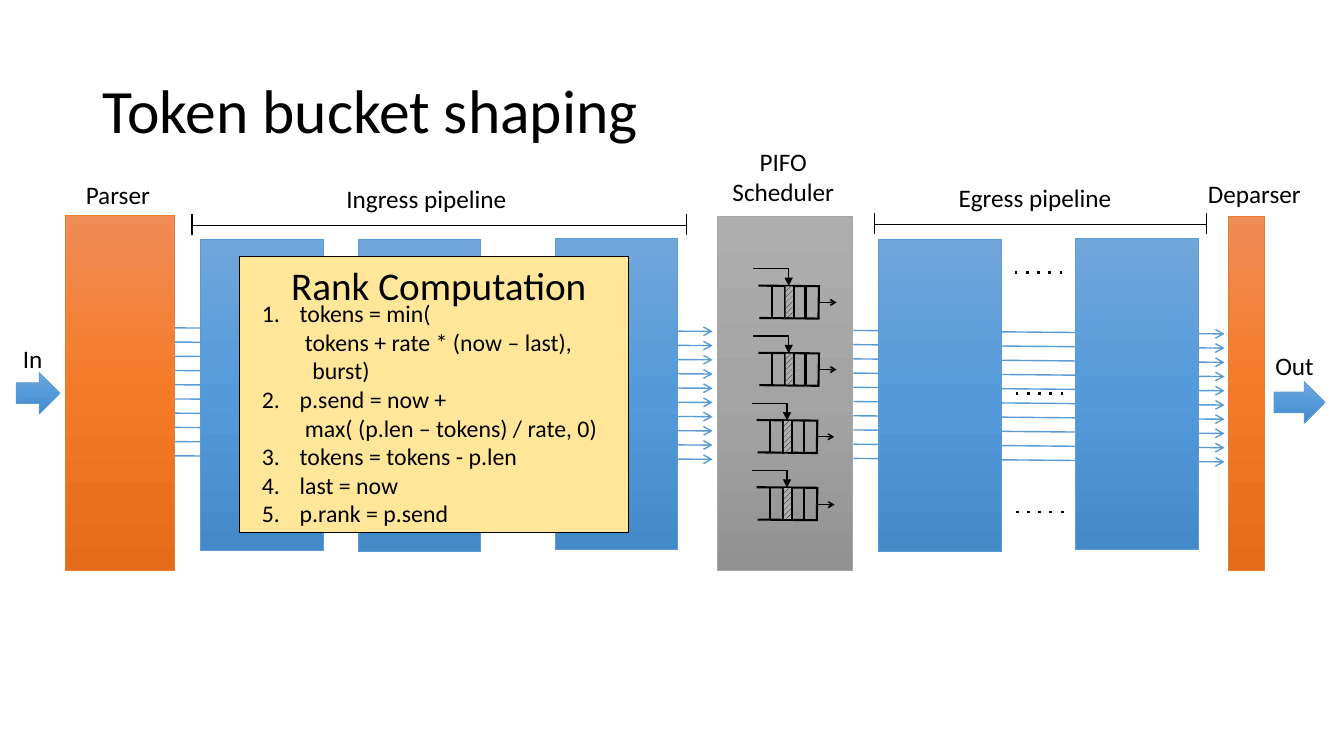
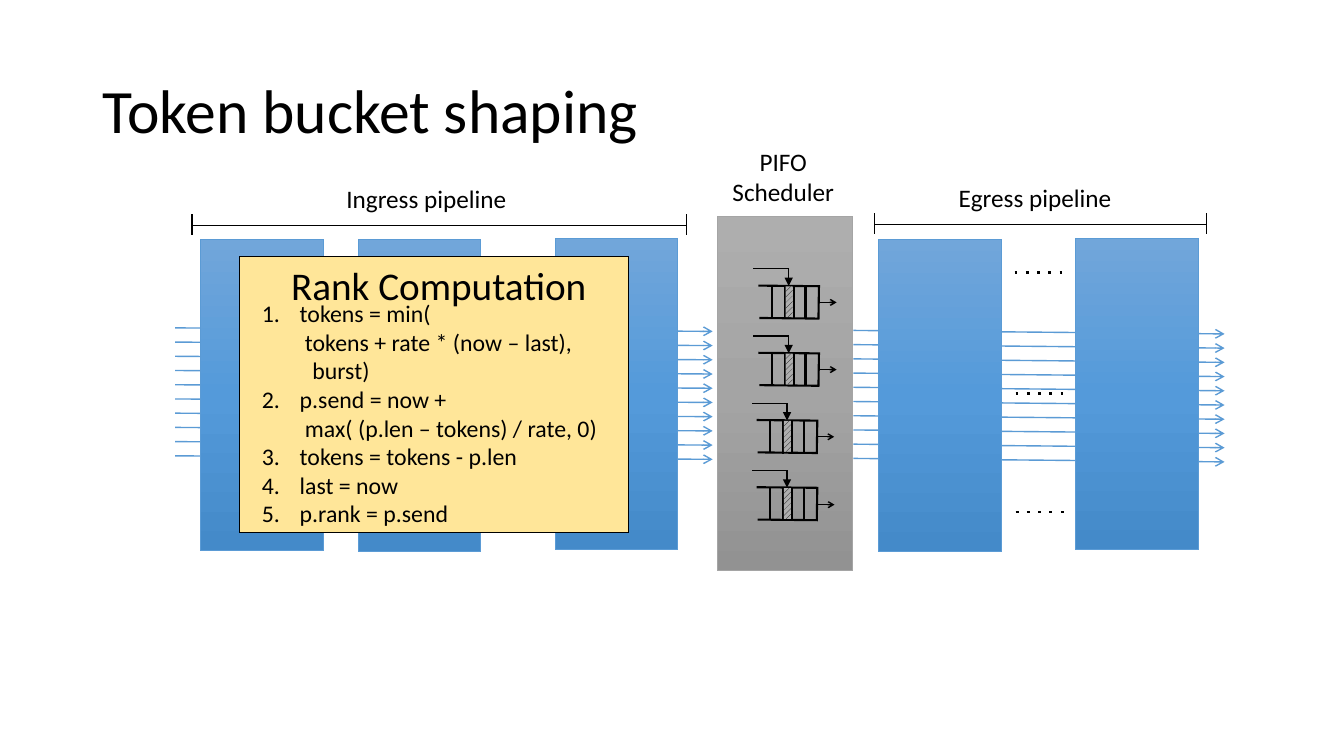
Before and after one commit to anirudhSK/pifo-domino-marple-ppts, a slide deck: slide 16 of combined_domino_pifo.pptx. Drawn at 1344x756 pixels with LibreOffice and Linux fonts; fonts in the diff are those of the drawing. Boxes give left, top, right and bottom in pixels: in the first picture for what was removed or moved away, otherwise in the second. Text is boxed around its words. In the diff, an @@ line names an element or a change of style, - is before the commit and + after.

```diff
--- a/combined_domino_pifo.pptx
+++ b/combined_domino_pifo.pptx
@@ text removed at (86, 187, 150, 205) @@
-Parser
@@ text removed at (1208, 186, 1301, 207) @@
-Deparser
@@ rectangle removed at (66, 216, 175, 571) @@
@@ rectangle removed at (1229, 217, 1265, 571) @@
@@ line removed from (1260, 288) to (1260, 322) @@
@@ text removed at (23, 351, 43, 375) @@
-In
@@ text removed at (1275, 358, 1313, 382) @@
-Out
@@ right arrow removed at (16, 373, 59, 414) @@
@@ right arrow removed at (1274, 382, 1326, 423) @@
```
Also in this commit, not shown: 23 other slides changed, 6 slides added, 4 slides removed.
